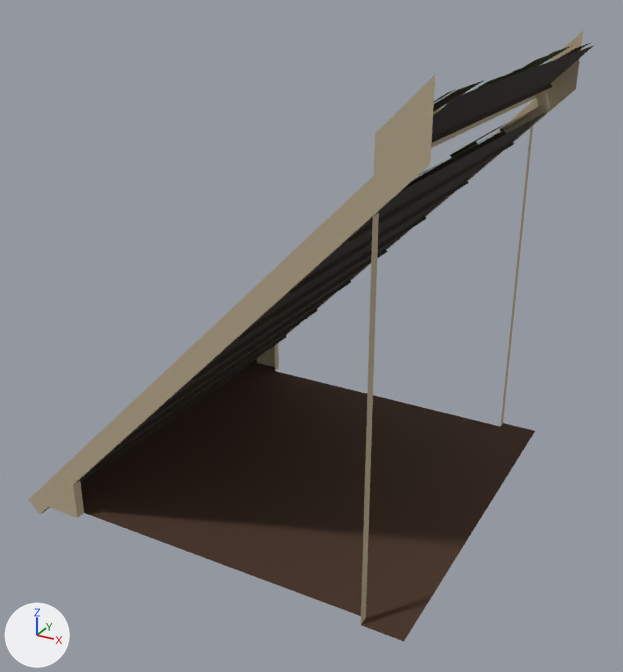
One commit to the glTF model houses/roof-high-mossy.glb: the scene before it, then after it.
The view is the same before and after, from a camera (50 mm lens) standing at (1.005, -1.818, 1.309) and looking at (0.027, -0.041, 0.42). Lighting does not change. The marker at lower left points along +X, +Y and +Z. The picture after the commit comes second. Vertices at exactly the same position are counted once.

Names of what the first picture shows: 'roof-high-mossy'.
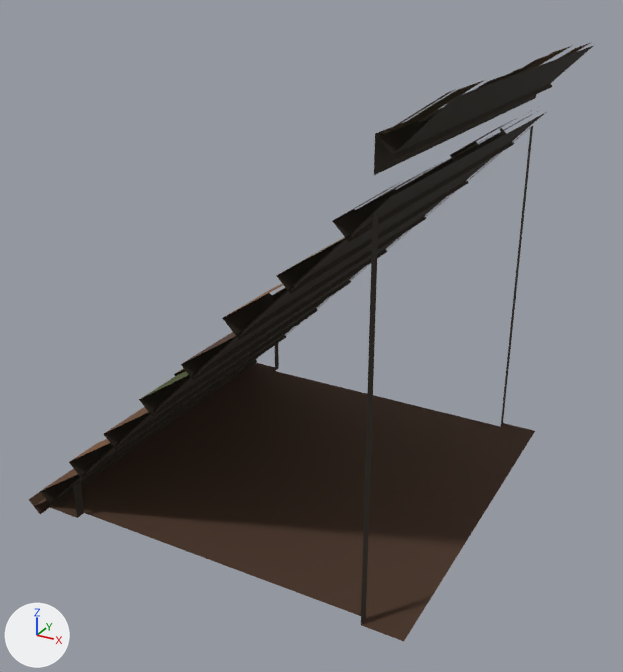
Patch to the scene script:
```diff
--- a/houses/roof-high-mossy.glb.py
+++ b/houses/roof-high-mossy.glb.py
@@ me_roof_high_mossy @@
 # used by ob_roof_high_mossy; location = (0.0, 0.0, 0.0)
 # verts and faces of me_roof_high_mossy; kept vertices keep their numbers, new ones are numbered from 482
 # before: 0 (-0.5, -0.5, 0.0) at pixel (48, 507), 2 (-0.4, -0.5, 0.0) at pixel (77, 518), 12 (-0.4, -0.5, 0.1) at pixel (73, 484), 15 (0.4, -0.5, 0.9) at pixel (372, 216), 20 (-0.571, -0.5, 0.0) at pixel (28, 499)
 # before: 22 (-0.535, -0.5, -0.035) at pixel (40, 514), 112 (0.4, -0.5, 0.971) at pixel (373, 175), 113 (0.4, -0.5, 1.041) at pixel (375, 133), 114 (-0.471, -0.5, 0.1) at pixel (52, 477), 115 (0.5, -0.5, 1.0) at pixel (430, 164)
 # before: 116 (0.5, -0.5, 1.141) at pixel (435, 74)
 # before: 4 (-0.4, 0.5, 0.0) at pixel (278, 368), 5 (-0.5, 0.5, 0.0), 13 (-0.4, 0.5, 0.1) at pixel (278, 341), 18 (0.4, 0.5, 0.9) at pixel (533, 125), 21 (-0.535, 0.5, -0.035)
 # before: 23 (-0.571, 0.5, 0.0), 24 (-0.471, 0.5, 0.1), 25 (0.4, 0.5, 0.971) at pixel (536, 97), 26 (0.5, 0.5, 1.0) at pixel (576, 88), 27 (0.4, 0.5, 1.041)
 # before: 28 (0.5, 0.5, 1.141) at pixel (583, 30)
-me_roof_high_mossy.from_pydata(...)  # 482 vertices, 400 faces; spans x -0.571..0.533, y -0.5..0.5, z -0.035..1.141
+me_roof_high_mossy.from_pydata(...)  # 476 vertices, 382 faces; spans x -0.571..0.533, y -0.5..0.5, z -0.035..1.121
+# me_roof_high_mossy part 1
+delete_vertices([114, 115, 116])  # with the faces that use them
+delete_faces([(0, 2, 12), (0, 20, 22), (12, 15, 112)])
+# me_roof_high_mossy part 2
+delete_vertices([24, 26, 28])  # with the faces that use them
+delete_faces([(4, 5, 13), (5, 21, 23), (13, 25, 18)])
+# me_roof_high_mossy part 3: 139 kept faces spanning x -0.554..0.528, y -0.5..0.5, z -0.02..1.121 get new vertex colours
 me_roof_high_mossy.materials.append(mat_roofing)
```

Location of each change, (x1, y1, x2, y2) in pixels of the pictures (623 x 672 px):
'roof-high-mossy', reshaped: before (28, 31, 594, 641); after (28, 42, 594, 641)
part 1 of me_roof_high_mossy, deleted: before (28, 75, 435, 518)
part 2 of me_roof_high_mossy, deleted: before (256, 31, 583, 367)
part 3 of me_roof_high_mossy, recoloured: (73, 45, 584, 624) in both
